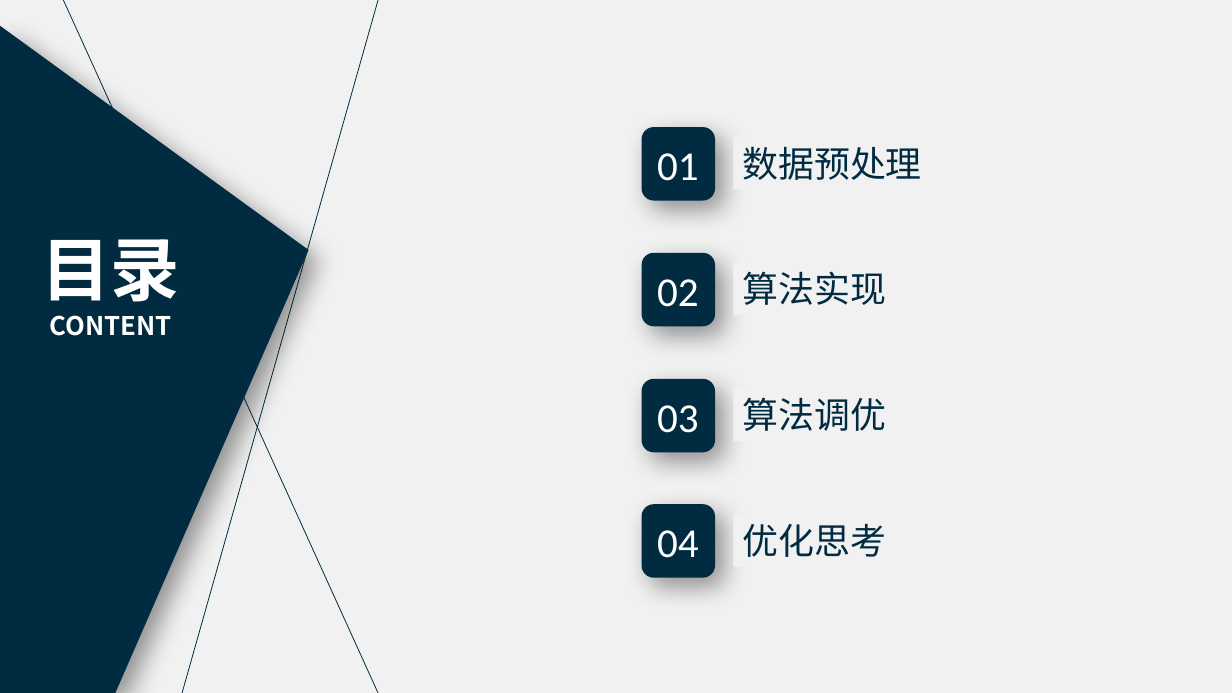
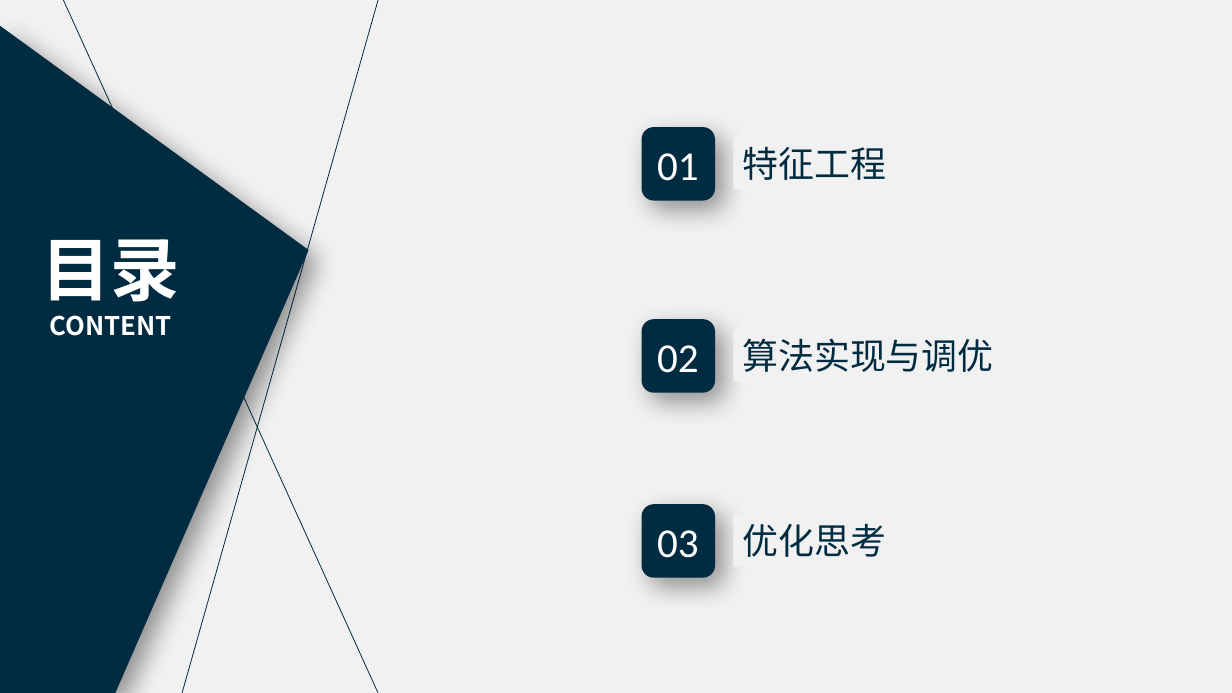
Before and after one commit to l3155/Excercise, a slide deck: slide 2 of 数据分析竞赛_张军军.pptx. Drawn at 1232x693 pixels with LibreOffice and Linux fonts; fonts in the diff are those of the drawing. Boxes give left, top, right and bottom in pixels: in the first picture for what was removed or moved away, otherwise in the second. Text is boxed around its words. In the diff, an @@ line names an element or a change of style, - is before the commit and + after.

```diff
--- a/数据分析竞赛_张军军.pptx
+++ b/数据分析竞赛_张军军.pptx
@@ text at (742, 146, 886, 180): text changed @@
-数据预处理
+特征工程
@@ rounded rectangle: place and size @@
-rounded rectangle at (641, 253, 715, 327)
+rounded rectangle at (641, 319, 715, 393)
@@ text "02": place and size @@
-text "02" at (657, 279, 699, 307)
+text "02" at (657, 345, 699, 373)
@@ text at (742, 338, 993, 372): text changed @@
-算法实现
+算法实现与调优
@@ rounded rectangle removed at (641, 379, 715, 453) @@
@@ text removed at (657, 405, 699, 433) @@
-03
@@ text removed at (742, 397, 886, 431) @@
-算法调优
@@ text at (657, 530, 699, 558): text changed @@
-04
+03
```
Also in this commit, not shown: 5 other slides changed, 7 slides added, 21 slides removed.
